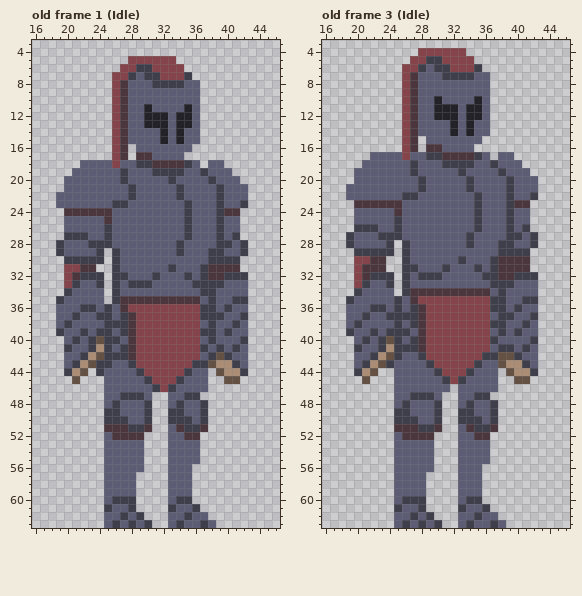
One commit to this pixel-art file: Aseprite/MainCharacter.aseprite. Above, as it was before the edit.
64x64 pixels, 63 frames. Shown: old frame 1 (Idle): x 16..46, y 3..63; old frame 3 (Idle): x 16..46, y 3..63. The commit also changed other frames, which this record leaves out.
Once edited:
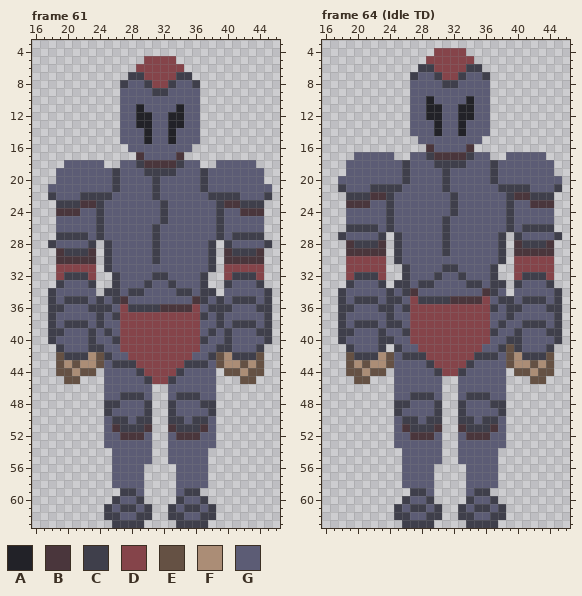
Palette (. is transparent): A #222228  B #4a363c  C #3f3f4b  D #85444a  E #655144  F #ab8d76  G #5c5c75
A new or re-ordered frame is compared with the old frame closest to it.
The exact change:
frames 63 -> 82
Changed rows in their new state; - is an unchanged pixel.
Frame 61 is new; against old frame 1 (Idle):
first column x 18:
 5 ----------..----------------
 6 ---------..DD---------------
 7 --------..-CDD--C-----------
 8 --------.C--CDD-G-C---------
 9 --------.G---CC-------------
10 --------.G------------------
11 --------.G-AG---AG----------
12 --------.G-A-GGA-G----------
13 --------.G-A-GGA-G----------
14 --------.G--A-GAG-----------
15 --------.G--A-GAG-----------
16 --------..G-----------------
17 --------..--G---B-----------
18 --GG---..---B---CG--.-GGGG--
19 -GG-----CG--C---G------GGGG-
20 -G------CG---C-G---CG---GGG-
21 GG------C-G--C--G--C-G---GGG
22 C---CCCC--G--C--G---C-CC-GGC
23 -CCCBBC-GG----C--G----BB-CC-
24 -B--GGCG------C--G----GGBBB-
25 -G----CG------C--G------GGG-
26 -G----CG-----C---G------GGG-
27 -C----CG-----C---G------CCC-
28 CG----.------C--G---C.--GGGC
29 -BCCCB.CG----C--G----.BC-CB-
30 -BBBBB.CG----C-------.BBBBB-
31 -D--DD-CG------G---GC.DDDDD-
32 -DCC-D.--G----C--G--..D--CD-
33 -CGG-C.---GG---C--G-..C--GC-
34 CGG---.C--CC----CC---.---GGC
35 CGCCC-CG--GGGGGGGG-CGC---CGC
36 CC--G-C--DCCCCBBBB-G-C---GCC
37 C--G---GCDD---------G---GGGC
38 C--CC-CGGDD---------GC--CCGC
39 C---GCG--DD--------G-----GCC
40 CG-G--GG-DD--------CG-C-GGGC
41 -CG---CG-DD--------G--CG-GC-
42 -ECC----GGD-------G---FCCCE-
43 -EFE-FEGCC-------C--GE-FEFE-
44 -EE--E.---------CG--G.EEFEE-
45 --E------------CG---G-..EE--
46 -------------..G----G-------
47 ----------------C--GG-------
48 -------C-------CG---C-------
49 --------G-------G--GC-------
50 -------G---C-----GC-G-------
51 -------G-C-----BC---G-------
52 --------G---G---B--GG-------
53 ------------G------GG-------
54 -------.----G------G--------
55 -------.----G------G--------
56 -------.-------.--GG--------
57 -------.---G---.--GG--------
58 -------.---G---.--GG--------
59 -------..CCG---.-CC---------
60 -------.-GGC---.-GGC--------
61 ---------C-GC----C-GC-------
62 -------CCG--C--CCG-CC-------
63 -------.-C-C.--.-CC-.-------
Frame 64 (Idle TD) is new; against old frame 3 (Idle):
first column x 18:
 4 ----------..----------------
 5 ---------..DD---------------
 6 --------..-CDD--C-----------
 7 --------.C--CDD-G-C---------
 8 --------.G---CC-------------
 9 --------.G------------------
10 --------.G-AG---AG----------
11 --------.G-A-GGA-G----------
12 --------.G-A-GGA-G----------
13 --------.G--A-GAG-----------
14 --------.G--A-GAG-----------
15 --------..G-----------------
16 --------..--G---B-----------
17 --GG---..---B---CG--.-GGGG--
18 -GG-----CG--C---G------GGGG-
19 -G------CG---C-G---CG---GGG-
20 GG------C-G--C--G--C-G---GGG
21 C---CCCC--G--C--G---C-CC-GGC
22 -CCCBBC-GG----C--G----BB-CC-
23 -B--GGCG------C--G----GGBBB-
24 -G----CG------C--G------GGG-
25 -G----CG-----C---G------GGG-
26 -C----CG-----C---G------CCC-
27 CG----.------C--G---C.--GGGC
28 -BCCCB.CG----C--G----.BC-CB-
29 -BBBBB.CG----C-------.BBBBB-
30 -D--DD-CG------G---GC.DDDDD-
31 -D-DDD---G----C--G--..DDDDD-
32 -DCC-D.---GG---C--G-..D--CD-
33 -CGG-C.C--CC----CC---.C--GC-
34 CGG---CG--GGGGGGGG-CG.---GGC
35 CGCCC-C--DCCCCBBBB-G-C---CGC
36 CC--G-CGCDD---------GC---GCC
37 C--G---GGDD---------G---GGGC
38 C--CC-C--DD--------G----CCGC
39 C---GCGG-DD--------CG----GCC
40 CG-G--CG-DD--------G-CC-GGGC
41 -CG---.-GGD-------G--ECG-GC-
42 -ECC---GCC-------C--G-FCCCE-
43 -EFE-FE---------CG--GE-FEFE-
44 -EE--E---------CG---G.EEFEE-
45 --E----------..G----G-..EE--
46 -------------.------G-------
47 ----------------C--GG-------
48 -------C-------CG---C-------
49 --------G-------G--GC-------
50 -------G---C-----GC-G-------
51 -------G-C-----BC---G-------
52 --------G---G---B--GG-------
53 ------------G------GG-------
54 -------.----G------G--------
55 -------.----G------G--------
56 -------.-------.--GG--------
57 -------.---G---.--GG--------
58 -------.---G---.--GG--------
59 -------..CCG---.-CC---------
60 -------.-GGC---.-GGC--------
61 ---------C-GC----C-GC-------
62 -------CCG--C--CCG-CC-------
63 -------.-C-C.--.-CC-.-------
Boxes around the changes in both pictures, in picture pixels (x1, y1, x2, y2):
changed: (48, 56, 272, 528)
changed: (338, 48, 562, 528)
